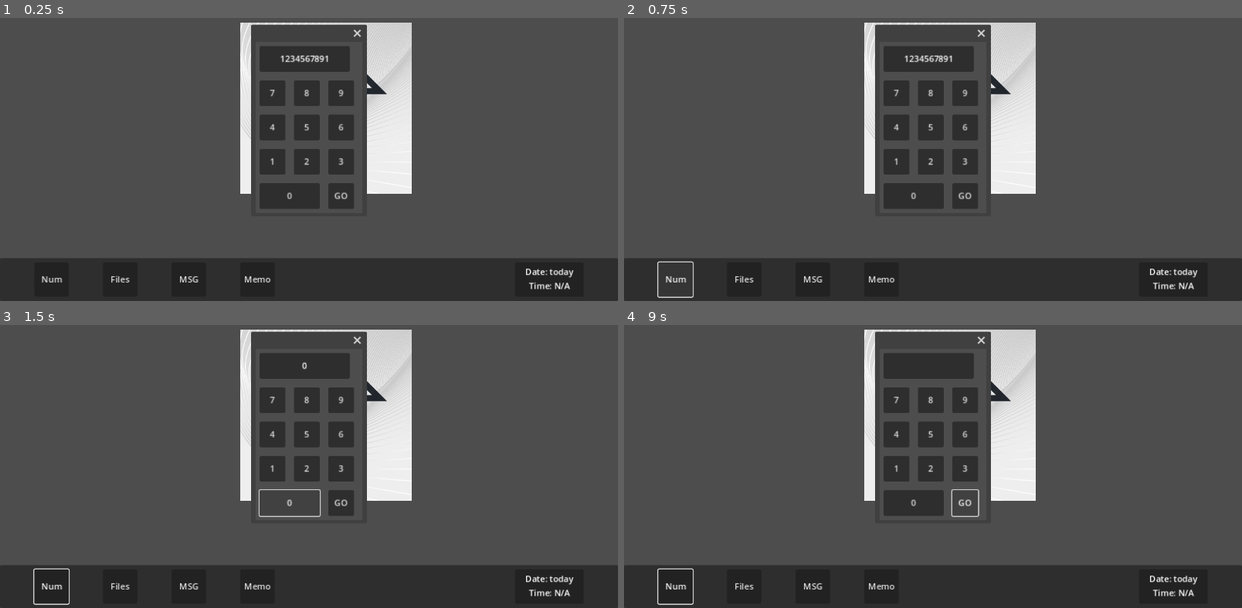
Above: before the commit, frames 1-4 (two rows, left to right).
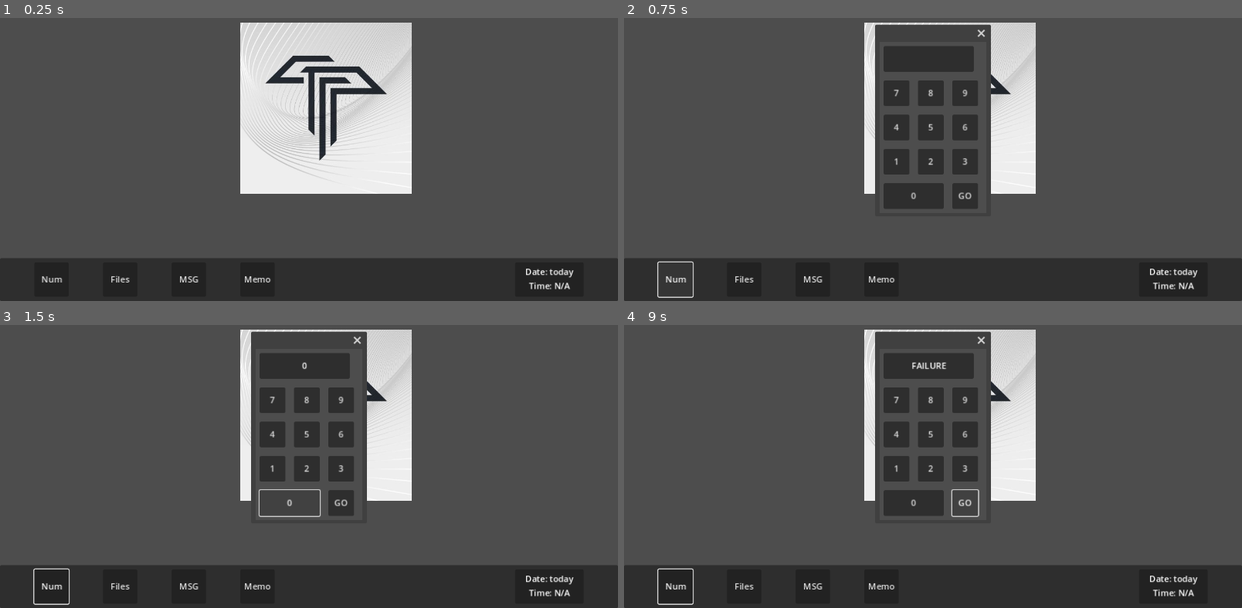
Above: after the commit, the same moments.

Repository: andrewpressman/Operation-OS
Game: Godot game, scene res://Desktop.tscn
Two runs of this game, one before a commit and one after it. Both use one fixed random seed, a clock stepped at 60 frames per second and the inputs below.
Inputs:
- Up to frame 1 (0.25 s): no input
- Up to frame 2 (0.75 s): click "Num" at 0.5 s
- Up to frame 3 (1.5 s): click "0" at 1.25 s
- Up to frame 4 (9 s): click "1" at 2 s; click "2" at 2.75 s; click "3" at 3.5 s; click "4" at 4.25 s; click "5" at 5 s; click "6" at 5.75 s; click "7" at 6.5 s; click "8" at 7.25 s; click "9" at 8 s; click "GO" at 8.75 s

The runs differ from the first frame. In frame 1, 11% of the frame differs, in the area x 40-60%, y 2-68%; in frame 2, 0.1%; in frame 3, nothing differs; in frame 4, 0.1%.
Error before the commit: Invalid call. Nonexistent function 'is_key_pressesd' in base 'InputEventMouseButton'. (res://DesktopController.gd:17)

Commit message:
improved Numpad, random other stuff
Added Global objective tracker to Autoload
Added detector for escape key
Numpad will appear and disappear properly

Diff:
--- a/Desktop.tscn
+++ b/Desktop.tscn
@@ -1,8 +1,7 @@
-[gd_scene load_steps=4 format=3 uid="uid://c7orqndgslsdv"]
+[gd_scene load_steps=3 format=3 uid="uid://c7orqndgslsdv"]
 
 [ext_resource type="Texture2D" uid="uid://c7ecxux7xtje8" path="res://Assets/Images/TempTorrN.jpg" id="1_umpn1"]
 [ext_resource type="Script" path="res://DesktopController.gd" id="1_uxprf"]
-[ext_resource type="PackedScene" uid="uid://d2shk4b3e116w" path="res://Tasks/Numpad.tscn" id="3_eqxxn"]
 
 [node name="Node2D" type="Node2D"]
 script = ExtResource("1_uxprf")
@@ -65,4 +64,4 @@
 scale = Vector2(0.8, 0.8)
 texture = ExtResource("1_umpn1")
 
-[node name="Window" parent="." instance=ExtResource("3_eqxxn")]
+[connection signal="pressed" from="Taskbar/NumberPad" to="." method="DisplayNumpad"]
--- a/DesktopController.gd
+++ b/DesktopController.gd
@@ -3,6 +3,7 @@
 #Windows to be shown/removed
 #var Options = #prelead options
 var Numpad = preload("res://Tasks/Numpad.tscn")
+var NumpadIst: Node = null
 #var FileManager = preload("res://Tasks/Numpad.tscn")
 #var Messenger = preload("res://Tasks/Numpad.tscn")
 #var Memo = preload("res://Tasks/Numpad.tscn")
@@ -11,15 +12,20 @@
 
 # Called when the node enters the scene tree for the first time.
 func _ready():
-	pass # Replace with function body.
+	pass
 
 func _input(event):
-	if event.is_key_pressesd(KEY_ESCAPE):
+	if event.is_action_pressed("ui_cancel"):
 		#Show Options Window
-		pass
+		print("escape")
 
-func DisplayNumpad(view : bool):
-	if view:
-		add_child(Numpad.instantiate())
+
+
+func DisplayNumpad():
+	if NumpadIst and is_instance_valid(NumpadIst):
+		NumpadIst.queue_free()
+		NumpadIst = null
 	else:
-		pass
+		var p1 = Numpad.instantiate()
+		NumpadIst = p1
+		add_child(p1)
--- a/Tasks/Numpad.gd
+++ b/Tasks/Numpad.gd
@@ -2,71 +2,95 @@
 
 var KeyNumber : String
 var WholeNumber: String
+var TypeLockout : bool
 
 # Called when the node enters the scene tree for the first time.
 func _ready():
-	pass
+	SetKey("12345")
+	TypeLockout = false
 
 func Clear():
 	WholeNumber = ""
 	$Display/Label.text = WholeNumber
+
+func Kill():
+	queue_free()
+
+func SetKey(key : String):
+	KeyNumber = key
 
 func UpdateNumber():
 	if WholeNumber.length() < 6:
 		$Display/Label.text = WholeNumber
 	#TODO: logic to check for secret codes if I want them
 
-func Match():
-	if WholeNumber == KeyNumber:
-		return true
+func Match(type : bool):
+	TypeLockout = true
+	if type:
+		$Display/Label.text = "SUCESS"
+		await get_tree().create_timer(2).timeout
+		Kill()
 	else:
-		return false
+		$Display/Label.text = "FAILURE"
+		await get_tree().create_timer(2).timeout
+
+	TypeLockout = false
+	Clear()
 
 func GoButton():
 	var CompareString = WholeNumber.substr(0,5)
+	print(CompareString + "\n" + KeyNumber)
 	if CompareString == KeyNumber:
-		Match() #Add logic for success
+		Match(true) #Add logic for success
 	else:
-		Match() #Add logic for failure
-
-	Clear()
+		Match(false) #Add logic for failure
 
 func ButtonZero():
-	WholeNumber += "0"
-	UpdateNumber()
+	if !TypeLockout:
+		WholeNumber += "0"
+		UpdateNumber()
 
 func ButtonOne():
-	WholeNumber += "1"
-	UpdateNumber()
+	if !TypeLockout:
+		WholeNumber += "1"
+		UpdateNumber()
 
 func ButtonTwo():
-	WholeNumber += "2"
-	UpdateNumber()
+	if !TypeLockout:
+		WholeNumber += "2"
+		UpdateNumber()
 
 func ButtonThree():
-	WholeNumber += "3"
-	UpdateNumber()
+	if !TypeLockout:
+		WholeNumber += "3"
+		UpdateNumber()
 
 func ButtonFour():
-	WholeNumber += "4"
-	UpdateNumber()
+	if !TypeLockout:
+		WholeNumber += "4"
+		UpdateNumber()
 
 func ButtonFive():
-	WholeNumber += "5"
-	UpdateNumber()
+	if !TypeLockout:
+		WholeNumber += "5"
+		UpdateNumber()
 
 func ButtonSix():
-	WholeNumber += "6"
-	UpdateNumber()
+	if !TypeLockout:
+		WholeNumber += "6"
+		UpdateNumber()
 
 func ButtonSeven():
-	WholeNumber += "7"
-	UpdateNumber()
+	if !TypeLockout:
+		WholeNumber += "7"
+		UpdateNumber()
 
 func ButtonEight():
-	WholeNumber += "8"
-	UpdateNumber()
+	if !TypeLockout:
+		WholeNumber += "8"
+		UpdateNumber()
 
 func ButtonNine():
-	WholeNumber += "9"
-	UpdateNumber()
+	if !TypeLockout:
+		WholeNumber += "9"
+		UpdateNumber()
--- a/Tasks/Numpad.tscn
+++ b/Tasks/Numpad.tscn
@@ -100,10 +100,10 @@
 offset_top = 8.0
 offset_right = 160.0
 offset_bottom = 40.0
-text = "1234567891"
 horizontal_alignment = 1
 vertical_alignment = 1
 
+[connection signal="close_requested" from="." to="." method="Kill"]
 [connection signal="pressed" from="Enter" to="." method="GoButton"]
 [connection signal="pressed" from="Button0" to="." method="ButtonZero"]
 [connection signal="pressed" from="Button1" to="." method="ButtonOne"]
--- /dev/null
+++ b/global_Objectives.gd
@@ -0,0 +1 @@
+extends Node
--- a/project.godot
+++ b/project.godot
@@ -15,6 +15,10 @@
 config/features=PackedStringArray("4.2", "Forward Plus")
 config/icon="res://icon.svg"
 
+[autoload]
+
+GlobalObjectives="*res://global_Objectives.gd"
+
 [display]
 
 window/stretch/mode="canvas_items"
